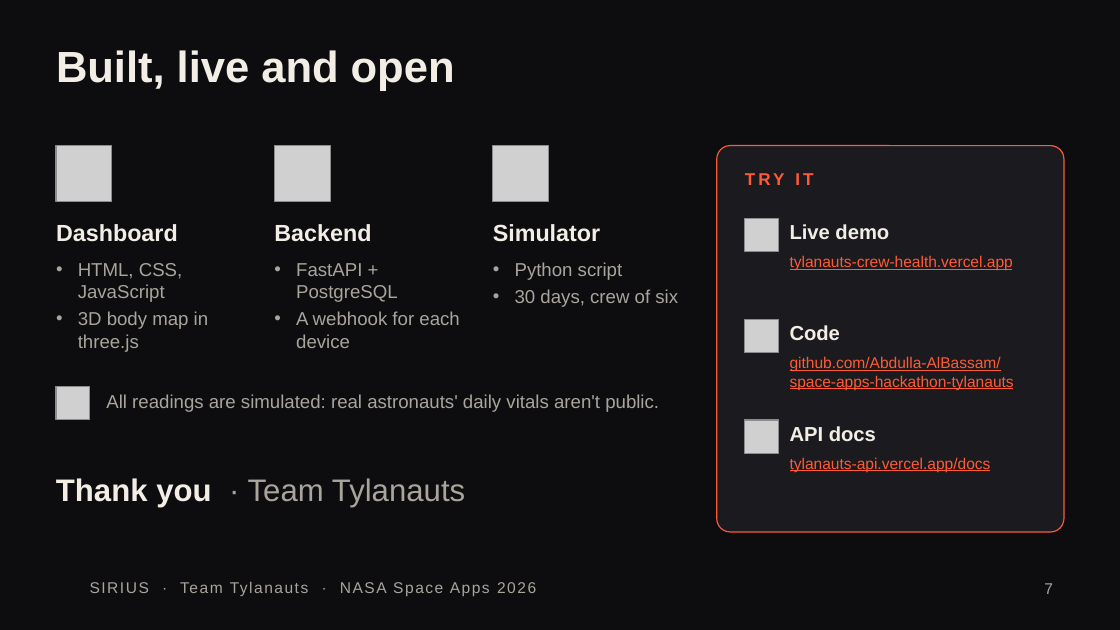
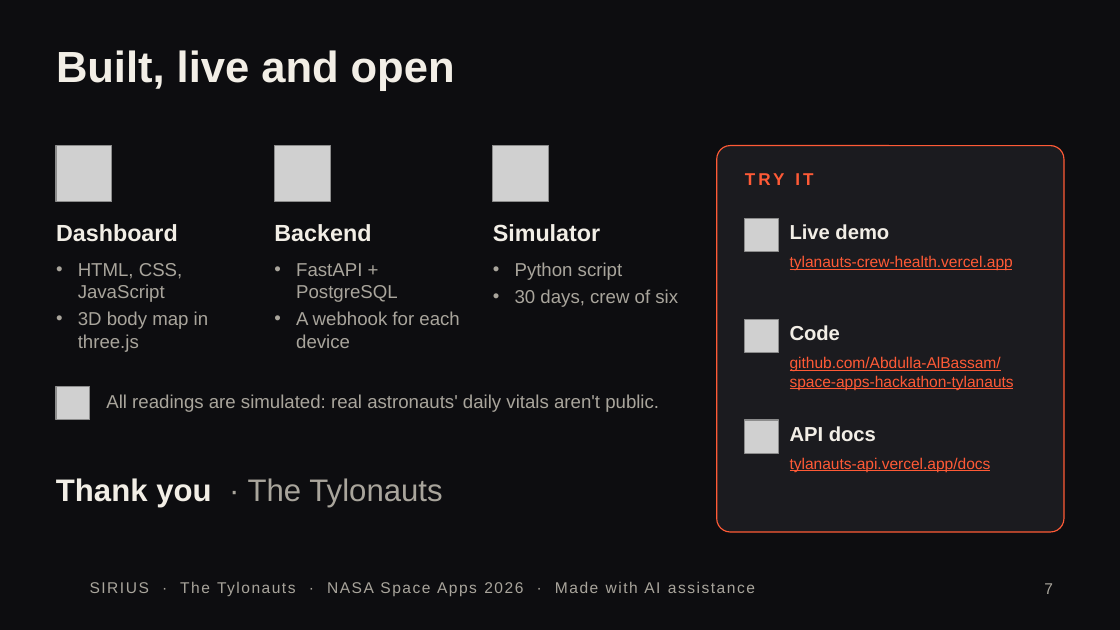
Before and after one commit to Abdulla-AlBassam/space-apps-hackathon-tylanauts, a slide deck: slide 7 of docs/pitch/Sirius_demo_deck.pptx. Drawn at 1120x630 pixels with LibreOffice and Linux fonts; fonts in the diff are those of the drawing; grey boxes stand for pictures; background and template pictures are left out. Boxes give left, top, right and bottom in pixels: in the first picture for what was removed or moved away, otherwise in the second. Text is boxed around its words. In the diff, an @@ line names an element or a change of style, - is before the commit and + after.

```diff
--- a/docs/pitch/Sirius_demo_deck.pptx
+++ b/docs/pitch/Sirius_demo_deck.pptx
@@ text at (56, 478, 442, 507): text changed @@
-Thank you · Team Tylanauts
+Thank you · The Tylonauts
@@ text at (90, 581, 660, 596): text changed @@
-SIRIUS · Team Tylanauts · NASA Space Apps 2026
+SIRIUS · The Tylonauts · NASA Space Apps 2026 · Made with AI assistance
```
Also in this commit, not shown: 6 other slides changed, 17 other files.
